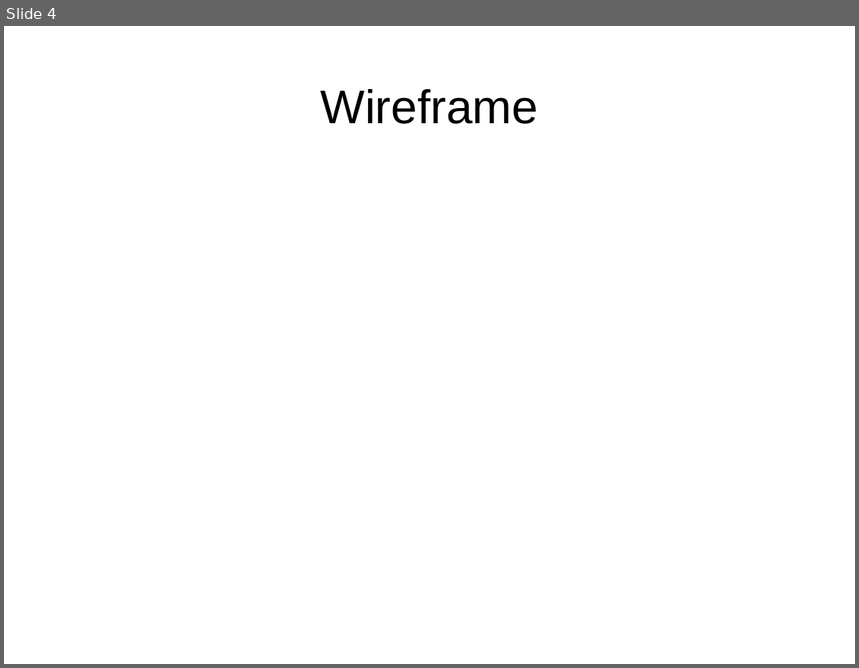
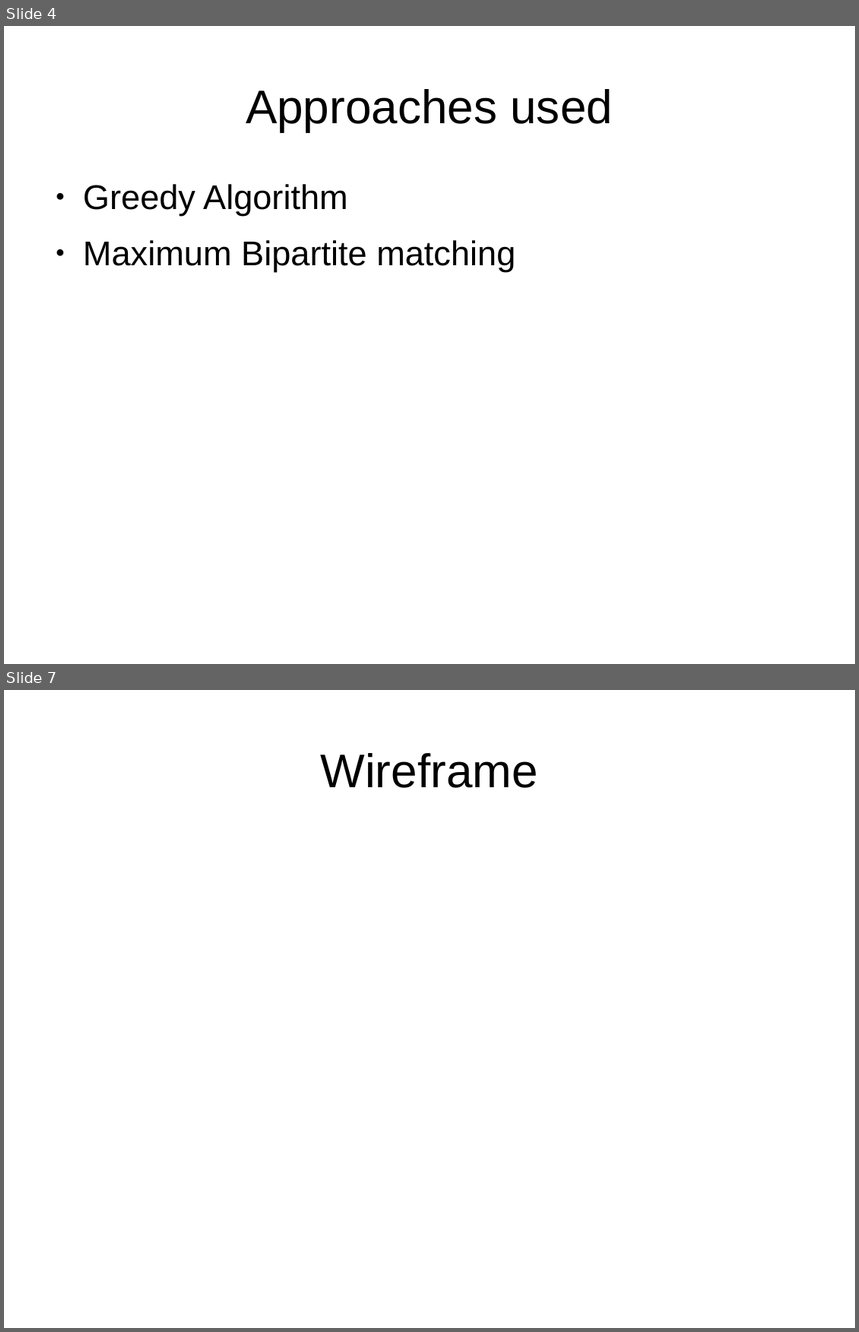
Before and after one commit to akankshaD/Amazon-s-Project, a slide deck: Amazon ppt.odp. Shown one above the other, each under a label of ours: slide 4 before the commit, slides 4 and 7 after it; the slides between them are not shown. The pictures are 859x668 and 859x1332 pixels, drawn with LibreOffice and Linux fonts; fonts in the diff are those of the drawing. Boxes give left, top, right and bottom in pixels: in the first picture for what was removed or moved away, otherwise in the second. Text is boxed around its words. In the diff, an @@ line names an element or a change of style, - is before the commit and + after.

```diff
--- a/Amazon ppt.odp
+++ b/Amazon ppt.odp
@@ slide 4 added at <box>4,26,855,664</box>, background #FFFFFF @@
@@ title added at <box>246,89,613,132</box>, 44 pt, text #000000 @@
+Approaches used
@@ text added at <box>83,184,515,272</box>, 32 pt, text #000000 @@
+● Greedy Algorithm
+● Maximum Bipartite matching
@@ what was slide 4 is now slide 7 @@
```
Also in this commit, not shown: 5 slides changed, 3 other slides added, 2 slides removed.
